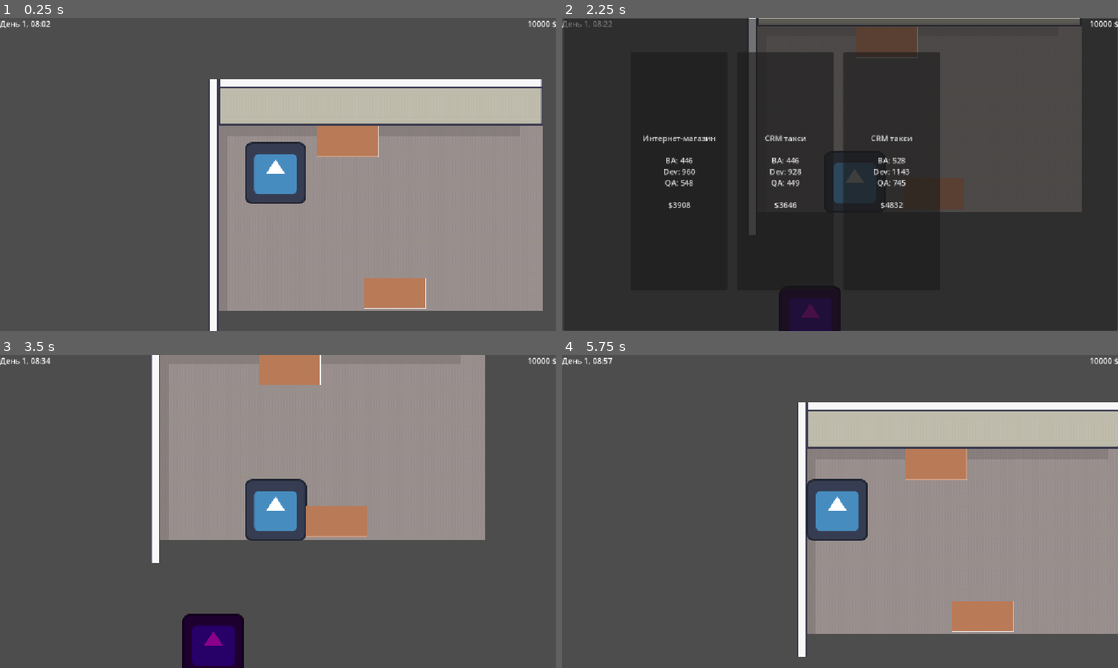
Above: before the commit, frames 1-4 (two rows, left to right).
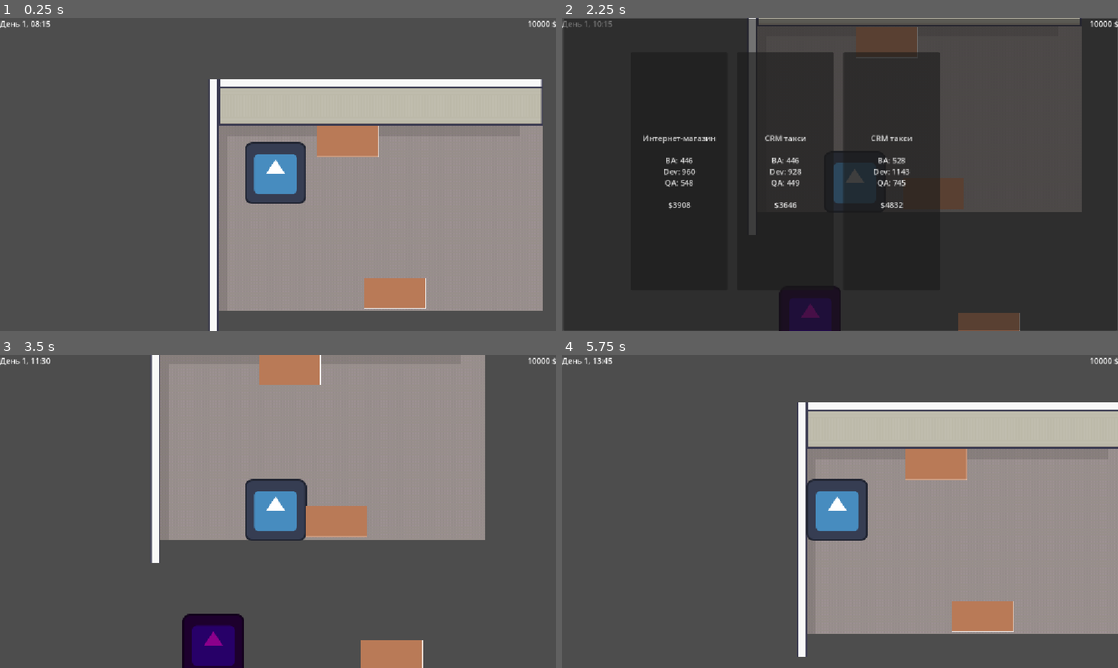
Above: after the commit, the same moments.

Repository: Escapismo69/project-manager-sim
Game: Godot game, scene res://Scenes/office.tscn
The game is run twice, just before and just after one commit, with the same random seed, the same clock (stepped at 60 frames per second) and the same inputs. This scene is started directly instead of the project's main scene. The engine's default icon, where the game draws it, is replaced by a stand-in: a white triangle on a blue panel in a dark square.
Inputs:
- Up to frame 1 (0.25 s): no input
- Up to frame 2 (2.25 s): tap Enter at 0.5 s; hold Right (ui_right) 0.53-1.28 s; tap E (interact) at 0.6, 1.35, 2.1 s; hold Down (ui_down) 1.28-2.03 s; hold Right (ui_right) from 2.03 s (still down)
- Up to frame 3 (3.5 s): release Right (ui_right) at 2.75 s; click "Интернет-магазин BA: 446 Dev:…" at 2.75 s
- Up to frame 4 (5.75 s): hold Up (ui_up) 3.53-4.28 s; tap E (interact) at 3.6, 4.35 s; hold Left (ui_left) 4.28-5 s; click "X" at 5 s

The runs differ from the first frame. In frame 1, less than 0.1% of the frame differs, in the area x 7-9%, y 0-3%; in frame 2, 0.7%; in frame 3, 1.0%, in the area x 5-77%, y 0-100%; in frame 4, less than 0.1%.

Commit message:
Hiring
Employee generator
hr desk
hiring process

Diff:
--- a/Resources/Employees/lena.tres
+++ b/Resources/Employees/lena.tres
@@ -7,5 +7,5 @@
 employee_name = "Елена"
 job_title = "Backend Junior"
 monthly_salary = 2000
-skill_backend = 20
+skill_business_analysis = 5
 metadata/_custom_type_script = "uid://ccsypgdq6xdni"
--- a/Resources/Employees/vasya.tres
+++ b/Resources/Employees/vasya.tres
@@ -6,7 +6,5 @@
 script = ExtResource("1_fepa4")
 employee_name = "Василий"
 job_title = "Backend Lead"
-salary_per_day = 500
-skill_backend = 80
-skill_management = 50
+skill_business_analysis = 5
 metadata/_custom_type_script = "uid://ccsypgdq6xdni"
--- a/Scenes/BossDesk.tscn
+++ b/Scenes/BossDesk.tscn
@@ -1,6 +1,6 @@
 [gd_scene load_steps=4 format=3 uid="uid://bwgwnl47ai4v6"]
 
-[ext_resource type="Script" uid="uid://bsj6qpam2th61" path="res://Scenes/boss_desk.gd" id="1_0mh7d"]
+[ext_resource type="Script" uid="uid://bsj6qpam2th61" path="res://Scripts/boss_desk.gd" id="1_0mh7d"]
 [ext_resource type="Texture2D" uid="uid://d0cqhdps3jvrl" path="res://table.png" id="2_3lxm8"]
 
 [sub_resource type="RectangleShape2D" id="RectangleShape2D_80mlq"]
--- /dev/null
+++ b/Scenes/HiringMenu.tscn
@@ -0,0 +1,140 @@
+[gd_scene load_steps=2 format=3 uid="uid://cm0p2pu0821ay"]
+
+[ext_resource type="Script" uid="uid://bm5h2j3shms13" path="res://Scripts/hiring_menu.gd" id="1_hi4j7"]
+
+[node name="HiringMenu" type="Control"]
+layout_mode = 3
+anchors_preset = 8
+anchor_left = 0.5
+anchor_top = 0.5
+anchor_right = 0.5
+anchor_bottom = 0.5
+grow_horizontal = 2
+grow_vertical = 2
+script = ExtResource("1_hi4j7")
+
+[node name="Panel" type="Panel" parent="."]
+layout_mode = 1
+anchors_preset = 8
+anchor_left = 0.5
+anchor_top = 0.5
+anchor_right = 0.5
+anchor_bottom = 0.5
+offset_left = -576.0
+offset_top = -326.0
+offset_right = 576.0
+offset_bottom = 325.0
+grow_horizontal = 2
+grow_vertical = 2
+
+[node name="Label" type="Label" parent="Panel"]
+layout_mode = 0
+offset_left = 46.0
+offset_top = 8.0
+offset_right = 149.0
+offset_bottom = 31.0
+text = "Биржа труда"
+
+[node name="CloseButton" type="Button" parent="Panel"]
+layout_mode = 0
+offset_left = 1131.0
+offset_top = 4.0
+offset_right = 1149.0
+offset_bottom = 35.0
+text = "X"
+
+[node name="CandidatesContainer" type="HBoxContainer" parent="Panel"]
+layout_mode = 1
+anchors_preset = 8
+anchor_left = 0.5
+anchor_top = 0.5
+anchor_right = 0.5
+anchor_bottom = 0.5
+offset_left = -520.5
+offset_top = -257.5
+offset_right = 520.5
+offset_bottom = 257.5
+grow_horizontal = 2
+grow_vertical = 2
+
+[node name="Card1" type="PanelContainer" parent="Panel/CandidatesContainer"]
+layout_mode = 2
+size_flags_horizontal = 4
+
+[node name="VBox" type="VBoxContainer" parent="Panel/CandidatesContainer/Card1"]
+layout_mode = 2
+
+[node name="NameLabel" type="Label" parent="Panel/CandidatesContainer/Card1/VBox"]
+layout_mode = 2
+text = "Имя"
+
+[node name="RoleLabel" type="Label" parent="Panel/CandidatesContainer/Card1/VBox"]
+layout_mode = 2
+text = "Роль"
+
+[node name="SalaryLabel" type="Label" parent="Panel/CandidatesContainer/Card1/VBox"]
+layout_mode = 2
+text = "Зарплата"
+
+[node name="SkillLabel" type="Label" parent="Panel/CandidatesContainer/Card1/VBox"]
+layout_mode = 2
+text = "Навык"
+
+[node name="HireButton" type="Button" parent="Panel/CandidatesContainer/Card1/VBox"]
+layout_mode = 2
+size_flags_vertical = 10
+text = "Нанять"
+
+[node name="Card2" type="PanelContainer" parent="Panel/CandidatesContainer"]
+layout_mode = 2
+
+[node name="VBox" type="VBoxContainer" parent="Panel/CandidatesContainer/Card2"]
+layout_mode = 2
+
+[node name="NameLabel" type="Label" parent="Panel/CandidatesContainer/Card2/VBox"]
+layout_mode = 2
+text = "Имя"
+
+[node name="RoleLabel" type="Label" parent="Panel/CandidatesContainer/Card2/VBox"]
+layout_mode = 2
+text = "Роль"
+
+[node name="SalaryLabel" type="Label" parent="Panel/CandidatesContainer/Card2/VBox"]
+layout_mode = 2
+text = "Зарплата"
+
+[node name="SkillLabel" type="Label" parent="Panel/CandidatesContainer/Card2/VBox"]
+layout_mode = 2
+text = "Навык"
+
+[node name="HireButton" type="Button" parent="Panel/CandidatesContainer/Card2/VBox"]
+layout_mode = 2
+size_flags_vertical = 10
+text = "Нанять"
+
+[node name="Card3" type="PanelContainer" parent="Panel/CandidatesContainer"]
+layout_mode = 2
+
+[node name="VBox" type="VBoxContainer" parent="Panel/CandidatesContainer/Card3"]
+layout_mode = 2
+
+[node name="NameLabel" type="Label" parent="Panel/CandidatesContainer/Card3/VBox"]
+layout_mode = 2
+text = "Имя"
+
+[node name="RoleLabel" type="Label" parent="Panel/CandidatesContainer/Card3/VBox"]
+layout_mode = 2
+text = "Роль"
+
+[node name="SalaryLabel" type="Label" parent="Panel/CandidatesContainer/Card3/VBox"]
+layout_mode = 2
+text = "Зарплата"
+
+[node name="SkillLabel" type="Label" parent="Panel/CandidatesContainer/Card3/VBox"]
+layout_mode = 2
+text = "Навык"
+
+[node name="HireButton" type="Button" parent="Panel/CandidatesContainer/Card3/VBox"]
+layout_mode = 2
+size_flags_vertical = 10
+text = "Нанять"
--- /dev/null
+++ b/Scenes/hr_desk.tscn
@@ -0,0 +1,18 @@
+[gd_scene load_steps=4 format=3 uid="uid://rn7ywspbl6ht"]
+
+[ext_resource type="Script" uid="uid://b7dlanyav1647" path="res://Scripts/hr_desk.gd" id="1_spxag"]
+[ext_resource type="Texture2D" uid="uid://d0cqhdps3jvrl" path="res://table.png" id="2_cevr1"]
+
+[sub_resource type="RectangleShape2D" id="RectangleShape2D_o58de"]
+size = Vector2(129, 61)
+
+[node name="HrDesk" type="StaticBody2D" groups=["desk"]]
+script = ExtResource("1_spxag")
+
+[node name="Sprite2D" type="Sprite2D" parent="."]
+position = Vector2(66, 36)
+texture = ExtResource("2_cevr1")
+
+[node name="CollisionShape2D" type="CollisionShape2D" parent="."]
+position = Vector2(64.5, 34.5)
+shape = SubResource("RectangleShape2D_o58de")
--- a/Scenes/hud.tscn
+++ b/Scenes/hud.tscn
@@ -1,7 +1,8 @@
-[gd_scene load_steps=5 format=3 uid="uid://l6ojv8bflski"]
+[gd_scene load_steps=6 format=3 uid="uid://l6ojv8bflski"]
 
 [ext_resource type="Script" uid="uid://ds4gl2e7xqwwc" path="res://Scripts/hud.gd" id="1_e0onf"]
 [ext_resource type="PackedScene" uid="uid://ciautqikan3tu" path="res://Scenes/project_window.tscn" id="2_fccik"]
+[ext_resource type="PackedScene" uid="uid://cm0p2pu0821ay" path="res://Scenes/HiringMenu.tscn" id="2_t1xeu"]
 [ext_resource type="PackedScene" uid="uid://ydl7ldgl5qyc" path="res://Scenes/employee_selector.tscn" id="3_bjfho"]
 [ext_resource type="PackedScene" uid="uid://dum7oe0xx61nt" path="res://Scenes/ProjectSelectionUI.tscn" id="4_6fbih"]
 
@@ -68,4 +69,7 @@
 grow_horizontal = 0
 text = "10000 $"
 
+[node name="HiringMenu" parent="." instance=ExtResource("2_t1xeu")]
+visible = false
+
 [connection signal="pressed" from="Panel/VBoxContainer/Button" to="." method="_on_close_button_pressed"]
--- a/Scenes/office.tscn
+++ b/Scenes/office.tscn
@@ -1,5 +1,6 @@
-[gd_scene load_steps=11 format=4 uid="uid://kr52uj1nuu18"]
-
+[gd_scene load_steps=13 format=4 uid="uid://kr52uj1nuu18"]
+
+[ext_resource type="Script" uid="uid://8l1llj5ucpfe" path="res://Scripts/office.gd" id="1_2vylc"]
 [ext_resource type="Texture2D" uid="uid://0nlcxe4m5eup" path="res://Room_Builder_free_48x48.png" id="1_llmbb"]
 [ext_resource type="PackedScene" uid="uid://cebrvtrf38laf" path="res://Scenes/player.tscn" id="2_vggx3"]
 [ext_resource type="PackedScene" uid="uid://cflkasxjj8bho" path="res://Scenes/employee.tscn" id="3_vggx3"]
@@ -8,6 +9,7 @@
 [ext_resource type="PackedScene" uid="uid://l6ojv8bflski" path="res://Scenes/hud.tscn" id="6_7xo7e"]
 [ext_resource type="PackedScene" uid="uid://cmjsjpufedl22" path="res://Scenes/ComputerDesk.tscn" id="7_eqlnk"]
 [ext_resource type="PackedScene" uid="uid://bwgwnl47ai4v6" path="res://Scenes/BossDesk.tscn" id="8_o84nh"]
+[ext_resource type="PackedScene" uid="uid://rn7ywspbl6ht" path="res://Scenes/hr_desk.tscn" id="10_4luf0"]
 
 [sub_resource type="TileSetAtlasSource" id="TileSetAtlasSource_cumm5"]
 texture = ExtResource("1_llmbb")
@@ -277,6 +279,7 @@
 sources/0 = SubResource("TileSetAtlasSource_cumm5")
 
 [node name="Office" type="Node2D"]
+script = ExtResource("1_2vylc")
 
 [node name="TileMapLayer" type="TileMapLayer" parent="."]
 tile_map_data = PackedByteArray("AAAAAAAAAAAOAAUAAAABAAAAAAAPAAUAAAACAAAAAAAPAAUAAAADAAAAAAAPAAUAAAAEAAAAAAAPAAUAAAAFAA …(2336 unchanged characters)…
@@ -300,3 +303,9 @@
 
 [node name="BossDesk" parent="." instance=ExtResource("8_o84nh")]
 position = Vector2(365, 347)
+
+[node name="SpawnPoint" type="Marker2D" parent="."]
+position = Vector2(1099, 818)
+
+[node name="HrDesk" parent="." instance=ExtResource("10_4luf0")]
+position = Vector2(414, 589)
--- /dev/null
+++ b/Scripts/candidate_generator.gd
@@ -0,0 +1,35 @@
+extends Node
+
+var first_names = ["Олег", "Мария", "Алексей", "Дарья", "Иван", "Елена", "Макс", "Сергей", "Анна"]
+var last_names = ["Петров(а)", "Смирнов(а)", "Кузнецов(а)", "Попов(а)", "Васильев(а)", "Соколов(а)", "Михайлов(а)"]
+var roles = ["Business Analyst", "Backend Developer", "QA Engineer"]
+
+func generate_random_candidate() -> EmployeeData:
+	var new_emp = EmployeeData.new()
+
+	# 1. Имя и Роль
+	new_emp.employee_name = first_names.pick_random() + " " + last_names.pick_random()
+	var role = roles.pick_random()
+	new_emp.job_title = role
+
+	# 2. Навыки (Сначала обнуляем всё)
+	new_emp.skill_business_analysis = 0.0
+	new_emp.skill_backend = 0.0
+	new_emp.skill_qa = 0.0
+
+	# 3. Выдаем навык ТОЛЬКО по специальности
+	var primary_skill_value = randf_range(1.5, 4.0) # От 1.5 до 4.0
+
+	match role:
+		"Business Analyst":
+			new_emp.skill_business_analysis = primary_skill_value
+		"Backend Developer":
+			new_emp.skill_backend = primary_skill_value
+		"QA Engineer":
+			new_emp.skill_qa = primary_skill_value
+
+	# 4. Считаем Зарплату (только от профильного навыка)
+	var raw_salary = 500 + (primary_skill_value * 600)
+	new_emp.monthly_salary = round(raw_salary / 100.0) * 100
+
+	return new_emp
--- a/Scripts/employee.gd
+++ b/Scripts/employee.gd
@@ -1,13 +1,37 @@
 extends CharacterBody2D
 
-# Мы создаем пустой "слот", куда можно вставить файл .tres
+# Пустой слот под данные
 @export var data: EmployeeData
 
+@onready var sprite = $Sprite2D # Убедись, что у тебя есть этот узел
+
 func _ready():
-	# При старте игры проверим, выдали ли паспорт
+	# 1. АВТОМАТИЧЕСКИ добавляем в группу NPC (важно для зарплат!)
+	add_to_group("npc")
+
+	# Если данные уже есть (выдали в редакторе, как Васе), красим сразу
 	if data:
-		# Для теста покрасим человечка в зависимости от роли (просто визуальный дебаг)
-		if data.job_title == "Backend Lead":
-			modulate = Color.DARK_MAGENTA # Синий для бекендеров
-		else:
-			modulate = Color.GREEN # Зеленый для остальных
+		update_visuals()
+
+# 2. ФУНКЦИЯ НАЙМА (ее будет вызывать кнопка "Нанять")
+func setup_employee(new_data: EmployeeData):
+	data = new_data
+	update_visuals()
+
+# Обновление внешнего вида
+func update_visuals():
+	if not sprite: return # Защита, если спрайта нет
+
+	# Твоя логика покраски
+	if data.job_title == "Backend Lead" or data.job_title == "Backend Developer":
+		modulate = Color.DARK_MAGENTA
+	elif data.job_title == "Business Analyst":
+		modulate = Color.ORANGE
+	else:
+		modulate = Color.GREEN
+
+# 3. ВЗАИМОДЕЙСТВИЕ (чтобы смотреть карточку)
+func interact():
+	var hud = get_tree().get_first_node_in_group("ui")
+	if hud and data:
+		hud.show_employee_card(data)
--- a/Scripts/employee_data.gd
+++ b/Scripts/employee_data.gd
@@ -12,8 +12,8 @@
 
 # Навыки (от 0 до 100)
 @export var skill_backend: int = 10
-@export var skill_frontend: int = 5
-@export var skill_management: int = 0
+@export var skill_qa: int = 5
+@export var skill_business_analysis: int = 0
 
 # Сюда можно добавить иконку лица (аватарку)
 @export var avatar: Texture2D
--- a/Scripts/game_state.gd
+++ b/Scripts/game_state.gd
@@ -37,3 +37,13 @@
 		print("Всего выплачено за день: ", total_daily_cost, "$")
 	else:
 		print("Некому платить зарплату. Бюджет цел.")
+func _ready():
+	# --- ВРЕМЕННЫЙ ТЕСТ ГЕНЕРАТОРА ---
+	var generator = load("res://Scripts/candidate_generator.gd").new()
+	var test_human = generator.generate_random_candidate()
+
+	print("--- ТЕСТ ГЕНЕРАТОРА ---")
+	print("Имя: ", test_human.employee_name)
+	print("Роль: ", test_human.job_title)
+	print("Зарплата: ", test_human.monthly_salary)
+	print("-----------------------")
--- a/Scripts/game_time.gd
+++ b/Scripts/game_time.gd
@@ -6,7 +6,7 @@
 signal day_ended
 
 # Настройки времени
-const MINUTES_PER_REAL_SECOND = 10 # 1 реальная сек = 10 игровых минут (день пройдет за ~2.5 мин)
+const MINUTES_PER_REAL_SECOND = 60 # 1 реальная сек = 10 игровых минут (день пройдет за ~2.5 мин)
 const START_HOUR = 8 # Начало рабочего дня
 const END_HOUR = 18 # Конец рабочего дня
 
--- /dev/null
+++ b/Scripts/hiring_menu.gd
@@ -0,0 +1,103 @@
+extends Control
+
+# Загружаем генератор
+var generator_script = preload("res://Scripts/candidate_generator.gd").new()
+
+# Храним текущих кандидатов, чтобы знать, кого спавнить
+var candidates = []
+
+# Ссылки на карточки (Card1, Card2, Card3)
+# ВАЖНО: Проверь пути! Если ты назвал их иначе, поправь здесь.
+@onready var cards = [
+	$Panel/CandidatesContainer/Card1,
+	$Panel/CandidatesContainer/Card2,
+	$Panel/CandidatesContainer/Card3
+]
+
+@onready var close_btn = $Panel/CloseButton
+
+func _ready():
+	visible = false # Скрыто при старте
+	close_btn.pressed.connect(_on_close_pressed)
+
+	# Подключаем кнопки "Нанять" у каждой карточки
+	# Мы используем хитрый трюк: bind(i), чтобы кнопка знала свой номер (0, 1 или 2)
+	for i in range(cards.size()):
+		var btn = cards[i].get_node("VBox/HireButton")
+		if not btn.is_connected("pressed", _on_hire_pressed):
+			btn.pressed.connect(_on_hire_pressed.bind(i))
+
+# Эта функция вызывается, когда мы открываем меню
+func open_hiring_menu():
+	generate_new_candidates()
+	update_ui()
+	visible = true
+
+func _on_close_pressed():
+	visible = false
+
+# Генерируем 3 случайных людей
+func generate_new_candidates():
+	candidates.clear()
+	for i in range(3):
+		var new_human = generator_script.generate_random_candidate()
+		candidates.append(new_human)
+
+# Обновляем текст на карточках
+func update_ui():
+	for i in range(3):
+		var card = cards[i]
+		var data = candidates[i]
+
+		# Ссылка на кнопку
+		var btn = card.get_node("VBox/HireButton")
+
+		if data != null:
+			# ВАРИАНТ 1: Если кандидат ЕСТЬ — показываем данные
+			card.get_node("VBox/NameLabel").text = data.employee_name
+			card.get_node("VBox/RoleLabel").text = data.job_title
+			card.get_node("VBox/SalaryLabel").text = str(data.monthly_salary) + " $/мес"
+
+			# Навыки
+			var skill_text = ""
+			if data.skill_business_analysis > 0: skill_text = "BA: " + str(data.skill_business_analysis)
+			elif data.skill_backend > 0: skill_text = "Backend: " + str(data.skill_backend)
+			elif data.skill_qa > 0: skill_text = "QA: " + str(data.skill_qa)
+			card.get_node("VBox/SkillLabel").text = skill_text
+
+			# Включаем карточку
+			btn.disabled = false
+			card.modulate = Color(1, 1, 1, 1) # Яркая
+
+		else:
+			# ВАРИАНТ 2: Если кандидата НЕТ (null) — пишем "Нанят"
+			card.get_node("VBox/NameLabel").text = "---"
+			card.get_node("VBox/RoleLabel").text = "УЖЕ НАНЯТ"
+			card.get_node("VBox/SalaryLabel").text = ""
+			card.get_node("VBox/SkillLabel").text = ""
+
+			# Выключаем кнопку и делаем карточку полупрозрачной
+			btn.disabled = true
+			card.modulate = Color(1, 1, 1, 0.5) # Тусклая
+
+# Нажатие на кнопку "Нанять"
+func _on_hire_pressed(index):
+	var human_to_hire = candidates[index]
+
+	if human_to_hire == null: return
+
+	print("Нанимаем: ", human_to_hire.employee_name)
+
+	# 1. Ищем Офис, чтобы заспавнить
+	# (Предполагаем, что Office - это главная сцена)
+	var office = get_tree().current_scene
+	if office.has_method("spawn_new_employee"):
+		office.spawn_new_employee(human_to_hire)
+	else:
+		print("ОШИБКА: Не могу найти office.spawn_new_employee!")
+
+	# 2. Убираем кандидата из списка (чтобы нельзя было нанять дважды)
+	candidates[index] = null
+
+	# 3. Обновляем вид (кнопка станет серой)
+	update_ui()
--- /dev/null
+++ b/Scripts/hr_desk.gd
@@ -0,0 +1,19 @@
+extends StaticBody2D
+
+func interact():
+	print("1. Стол HR: Нажата кнопка E (функция interact вызвана)")
+
+	var hud = get_tree().get_first_node_in_group("ui")
+	if hud:
+		print("2. HUD найден: ", hud.name)
+
+		# Пытаемся найти меню по имени
+		var menu = hud.get_node_or_null("HiringMenu")
+		if menu:
+			print("3. Меню найдено! Открываю...")
+			menu.open_hiring_menu()
+		else:
+			print("ОШИБКА: Меню 'HiringMenu' не найдено внутри HUD!")
+			print("Список детей HUD: ", hud.get_children()) # Покажет, что там реально лежит
+	else:
+		print("ОШИБКА: Не найден HUD (группа 'ui')!")
--- /dev/null
+++ b/Scripts/office.gd
@@ -0,0 +1,30 @@
+extends Node2D
+
+# Ссылка на сцену сотрудника (наш шаблон)
+# Мы загружаем его заранее, чтобы копировать
+var employee_scene = preload("res://Scenes/Employee.tscn")
+
+# Точка, вокруг которой будут появляться люди
+@onready var spawn_point = $SpawnPoint
+
+func _ready():
+	# Пока пусто. Потом здесь будем удалять Васю и Лену при старте, если нужно.
+	pass
+
+# Эту функцию будет вызывать UI Найма
+func spawn_new_employee(data: EmployeeData):
+	# 1. Создаем копию человечка
+	var new_npc = employee_scene.instantiate()
+
+	# 2. Добавляем его в сцену (как ребенка Офиса)
+	add_child(new_npc)
+
+	# 3. Настраиваем данные (имя, роль, цвет)
+	new_npc.setup_employee(data)
+
+	# 4. РАССЧИТЫВАЕМ ПОЗИЦИЮ (Чтобы не слипались)
+	# Берем координаты маркера + случайное смещение +- 50 пикселей
+	var random_offset = Vector2(randf_range(-50, 50), randf_range(-50, 50))
+	new_npc.global_position = spawn_point.global_position + random_offset
+
+	print("Заспавнен сотрудник: ", data.employee_name)
--- a/Scripts/project_window.gd
+++ b/Scripts/project_window.gd
@@ -111,7 +111,7 @@
 		# ЭТАП 1: БИЗНЕС АНАЛИЗ
 		project.Stage.BA:
 			if project.assignee_ba:
-				var speed = project.assignee_ba.skill_management * delta
+				var speed = project.assignee_ba.skill_business_analysis * delta
 				project.ba_progress += speed
 				if project.ba_progress >= project.ba_needed:
 					project.ba_progress = project.ba_needed
@@ -137,7 +137,7 @@
 		# ЭТАП 3: ТЕСТИРОВАНИЕ
 		project.Stage.QA:
 			if project.assignee_qa:
-				var speed = project.assignee_qa.skill_frontend * delta
+				var speed = project.assignee_qa.skill_qa * delta
 				project.qa_progress += speed
 				if project.qa_progress >= project.qa_needed:
 					project.qa_progress = project.qa_needed
Renamed: Scenes/boss_desk.gd -> Scripts/boss_desk.gd
Renamed: Scenes/boss_desk.gd.uid -> Scripts/boss_desk.gd.uid
Not shown, added: Scripts/candidate_generator.gd.uid
Not shown, added: Scripts/hiring_menu.gd.uid
Not shown, added: Scripts/hr_desk.gd.uid
Not shown, added: Scripts/office.gd.uid
